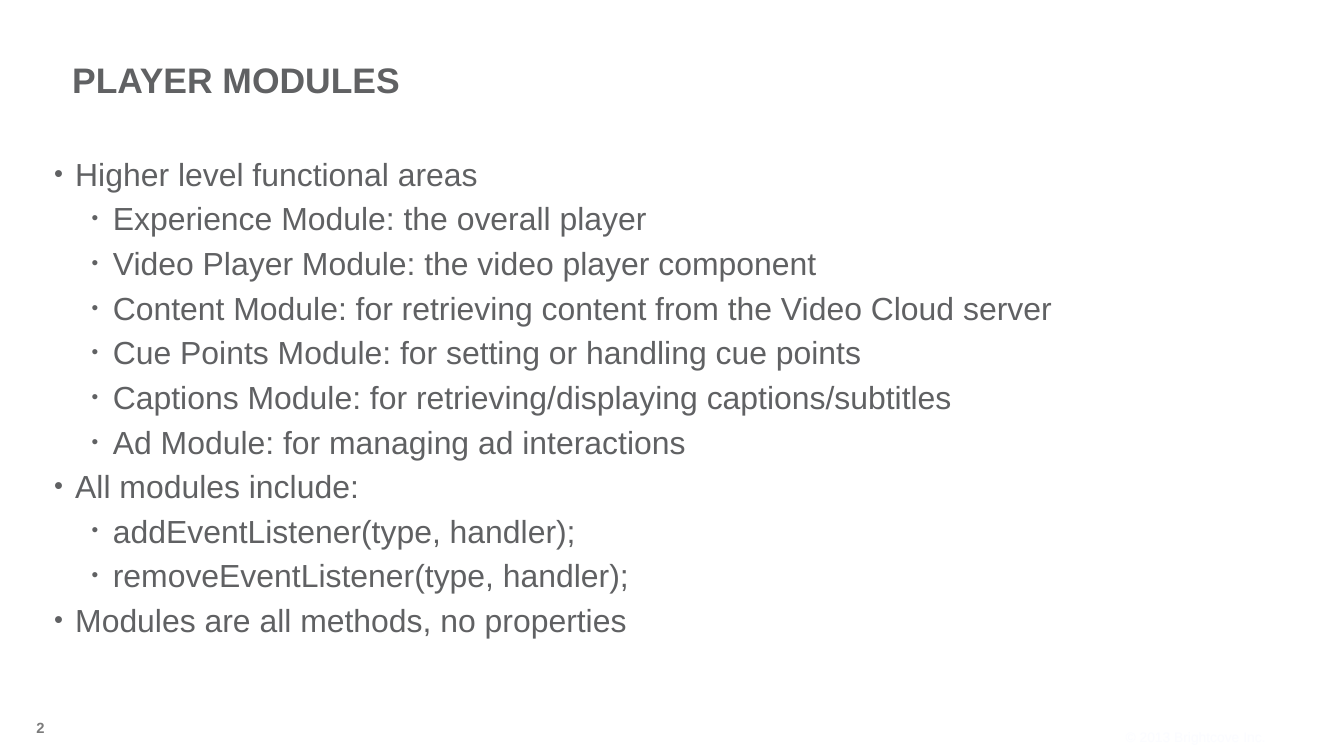
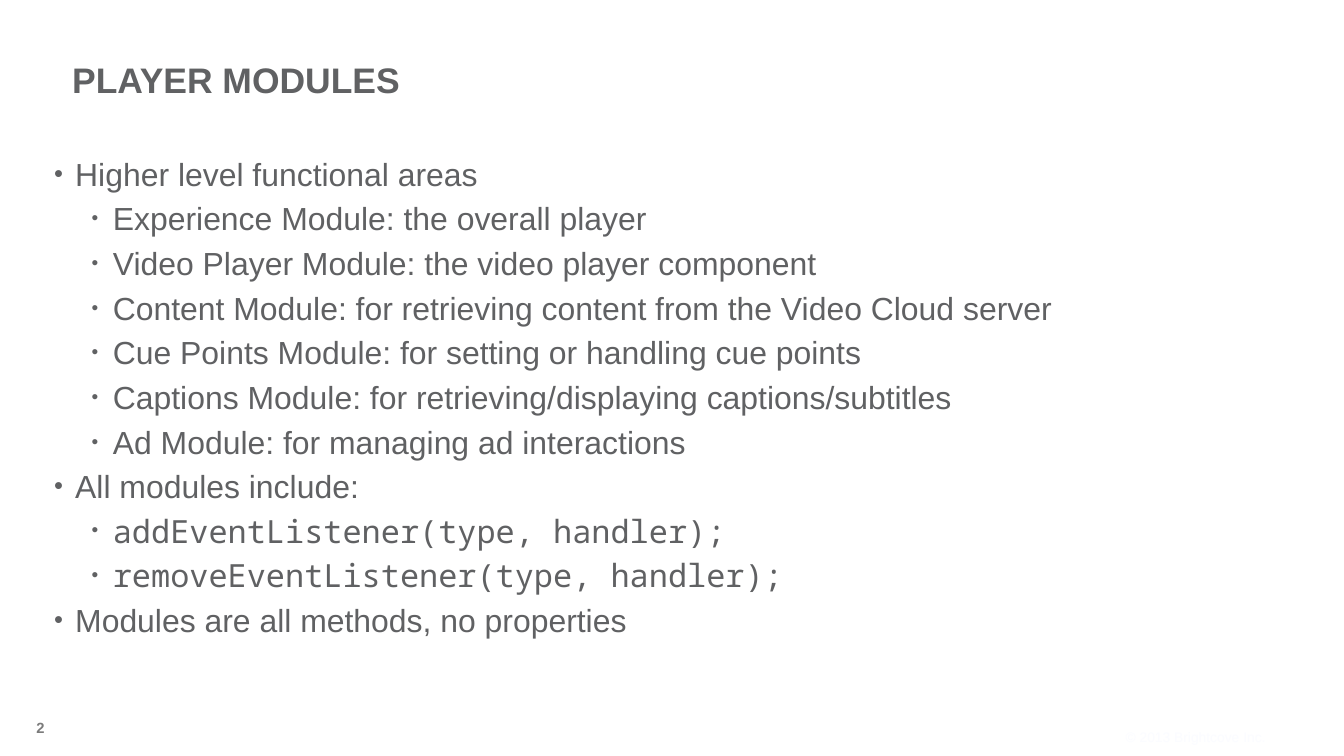
Before and after one commit to BrightcoveLearning/VideoCloudSmartPlayerAPI, a slide deck: slide 2 of VideoSessionsMaterials/v11-player-module.pptx. Drawn at 1344x756 pixels with LibreOffice and Linux fonts; fonts in the diff are those of the drawing; background and template pictures are left out. Boxes give left, top, right and bottom in pixels: in the first picture for what was removed or moved away, otherwise in the second. Text is boxed around its words. In the diff, an @@ line names an element or a change of style, - is before the commit and + after.

```diff
--- a/VideoSessionsMaterials/v11-player-module.pptx
+++ b/VideoSessionsMaterials/v11-player-module.pptx
@@ text at (113, 519, 783, 595): font Arial to Noto Sans Mono in "addEventListener(type, handler);", "removeEventListener(type, handler);" @@
```
Also in this commit, not shown: 4 other slides changed, 3 slides added, 12 other files.
